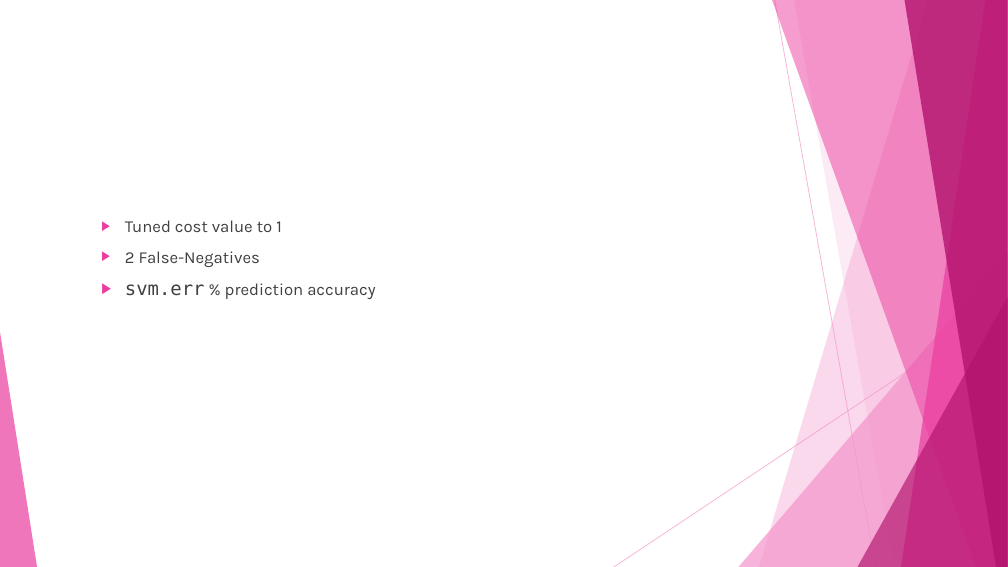
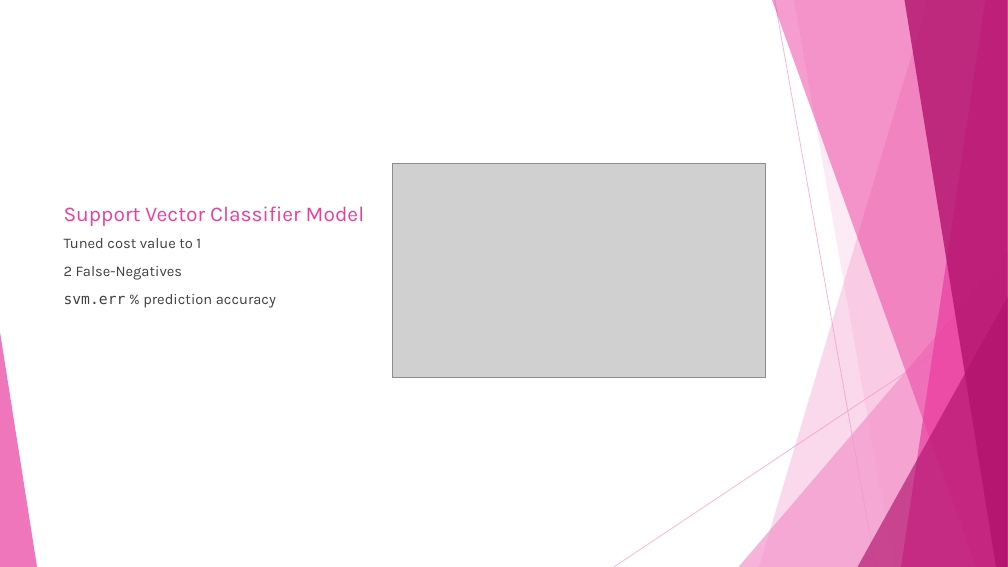
Before and after one commit to dlaposata/Breast_Cancer_Analysis, a slide deck: slide 22 of powerpoint.pptx (slide 11 before the commit). Drawn at 1008x567 pixels with LibreOffice and Linux fonts; fonts in the diff are those of the drawing; grey boxes stand for pictures. Boxes give left, top, right and bottom in pixels: in the first picture for what was removed or moved away, otherwise in the second. Text is boxed around its words. In the diff, an @@ line names an element or a change of style, - is before the commit and + after.

```diff
--- a/powerpoint.pptx
+++ b/powerpoint.pptx
@@ picture added at (x1=392, y1=164, x2=765, y2=377) @@
@@ title added at (x1=64, y1=206, x2=364, y2=226), 20 pt, text #EB3D9F @@
+Support Vector Classifier Model
@@ text "Tuned cost value to 1" moved from (x1=125, y1=220, x2=375, y2=299) to (x1=64, y1=238, x2=276, y2=308) @@
@@ text "Tuned cost value to 1" at (x1=64, y1=238, x2=276, y2=308): size 16 to 14 pt in "Tuned cost value to 1", "2 False-Negatives", "% prediction accuracy"; size 18 to 14 pt in "svm.err"; bullet ▶ to none; list level 2 to 1 in "Tuned cost value to 1"; list level 2 to 1 in "2 False-Negatives"; list level 2 to 1 in "svm.err % prediction accuracy" @@
```
Also in this commit, not shown: 7 other slides changed, 13 slides added, 3 slides removed, 1 other file.
